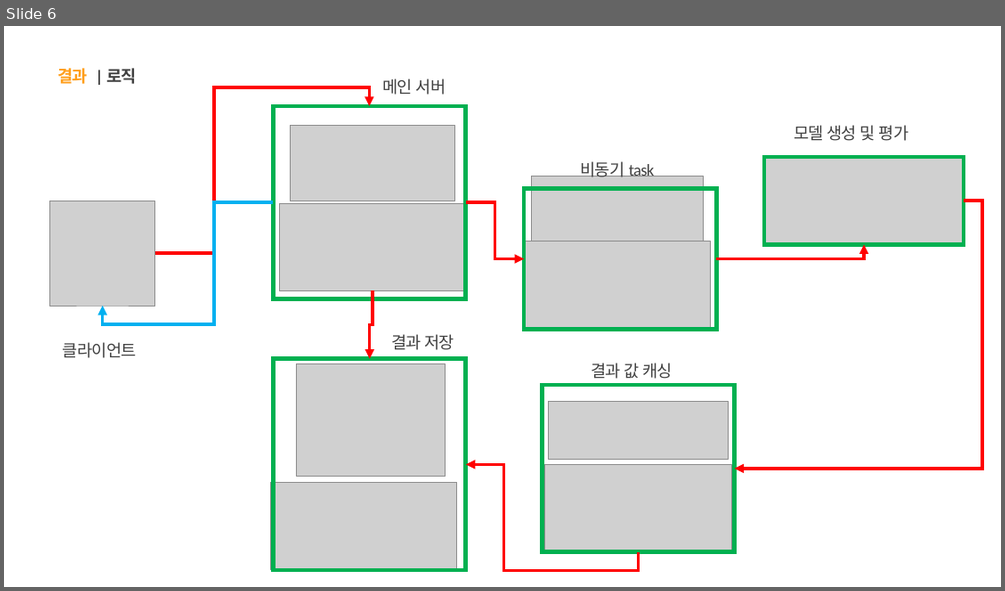
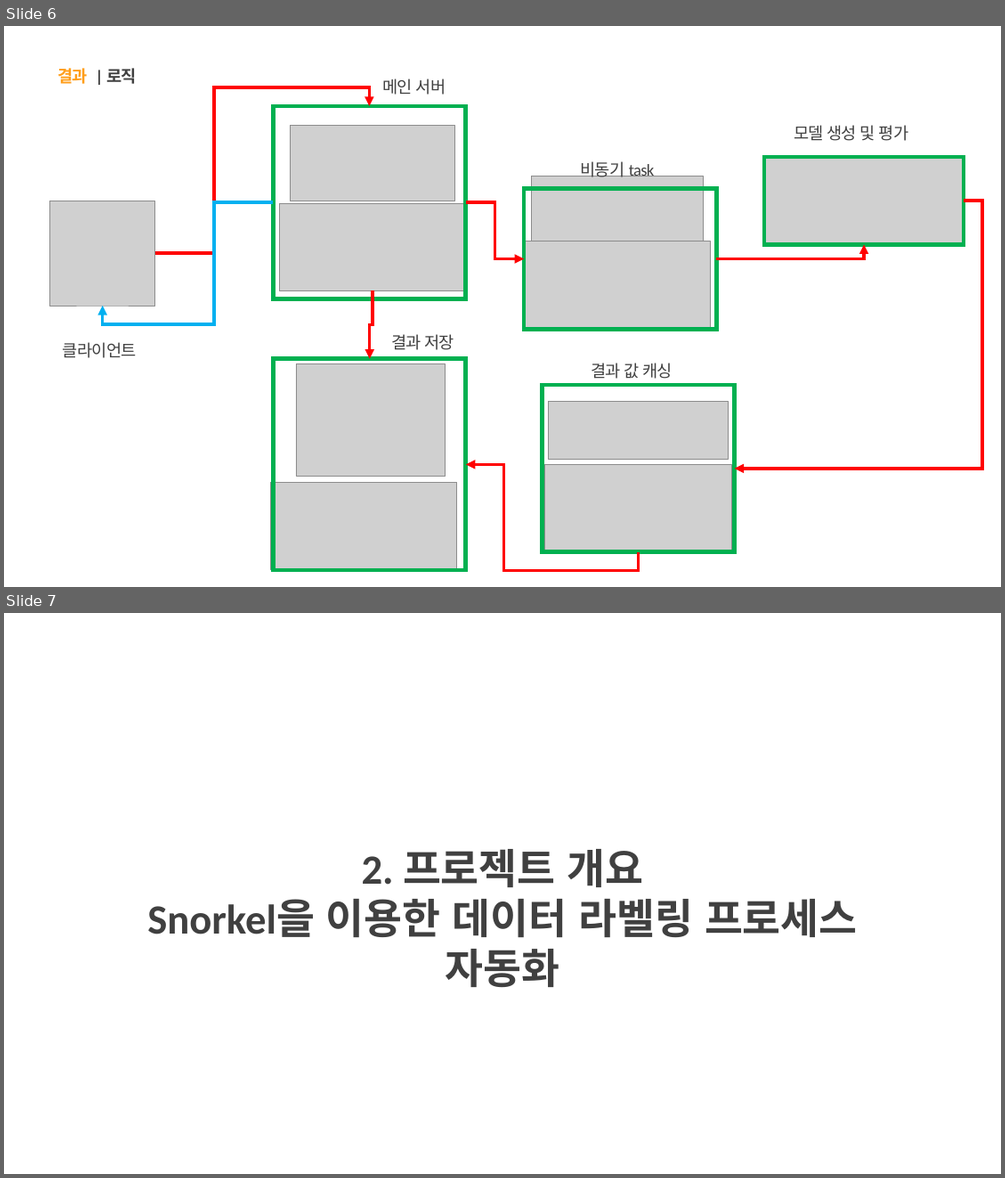
Before and after one commit to RyanKor/mlops-lifecycle-management, a slide deck: projects/mlops_study_project_description.pptx. Shown one above the other, each under a label of ours: slide 6 before the commit, slides 6 and 7 after it. The pictures are 1005x591 and 1005x1178 pixels, drawn with LibreOffice and Linux fonts; fonts in the diff are those of the drawing; grey boxes stand for pictures. Boxes give left, top, right and bottom in pixels: in the first picture for what was removed or moved away, otherwise in the second. Text is boxed around its words. In the diff, an @@ line names an element or a change of style, - is before the commit and + after.

```diff
--- a/projects/mlops_study_project_description.pptx
+++ b/projects/mlops_study_project_description.pptx
@@ slide 7 added at bbox=[4, 613, 1001, 1174], background #FFFFFF @@
@@ text added at bbox=[147, 849, 858, 987], 40 pt, text #404040, bold @@
+2. 프로젝트 개요
+Snorkel을 이용한 데이터 라벨링 프로세스 자동화
```
Also in this commit, not shown: 1 slide changed, 1 other slide added, 1 other file.
